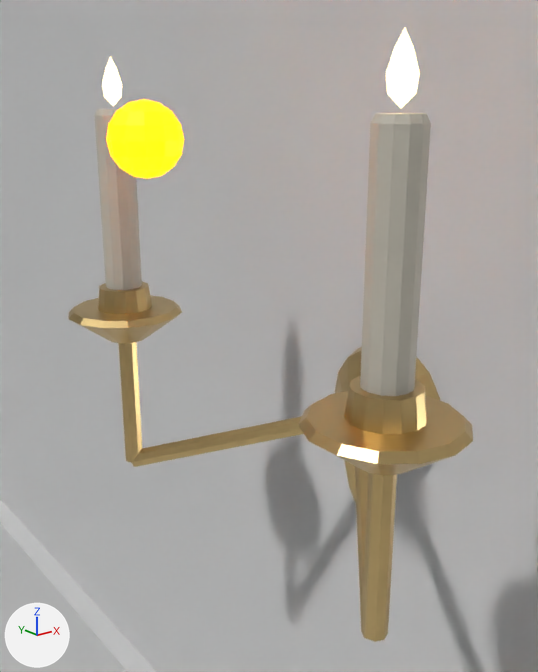
Before and after pictures for a commit that changed the glTF model client/public/assets/rooms/laundry.gltf.
Rendered twice from a 50 mm lens placed at (22.494, 19.246, 4.968), pointed at (22.732, 19.543, 4.85). The lights are fixed; the arrows at lower left show +X, +Y and +Z. The older version comes first. Everything nearer to the camera than a plane just in front of the edit is cut away. Where no turn or scale is listed for an object, it has been applied to the vertices.

Names of what the first picture shows: 'bulb_2', 'panel_8', 'rail_8', 'sconce_9_brass', 'sconce_9_candle_flame', 'sconce_9_candle_wax', 'wall_8'.
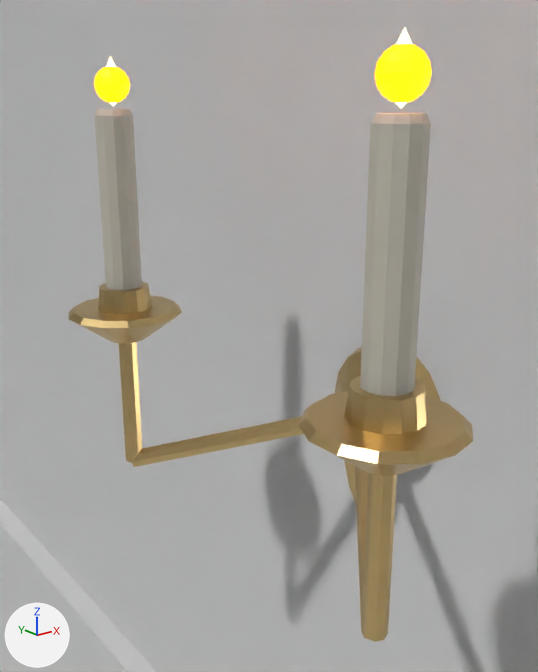
What differs and where, as boxes [x1, y1, x2, y2] in the pictures (538 x 672 px):
'bulb_2', moved, rescaled (53% narrower, 56% shorter)
    before: [106, 99, 184, 179]
    after: [94, 67, 130, 102]
'bulb_3', added
    after: [375, 44, 431, 102]
'sconce_9_candle_flame', unchanged, covered by the edit
    before: [102, 28, 420, 108]
    after: [106, 28, 412, 108]

The change, as a list of edits to the scene's bpy script:
```text
Add me_sphere_003:
    me_sphere_003.from_pydata(...)  # a UV sphere (12 segments, 8 rings, poles along z) spanning x -0.012..0.012, y -0.012..0.012, z -0.012..0.012
    me_sphere_003.materials.append(mat_bulb_1900)  # orange #ff8400, glowing orange #ff8400
Change ob_bulb_2:
    ob_bulb_2.location: (22.695, 19.6, 4.95) -> (22.745, 19.73, 4.98)
    ob_bulb_2.scale: (0.02, 0.02, 0.02) -> (0.012, 0.012, 0.012)
Add ob_bulb_3:
    ob_bulb_3 = bpy.data.objects.new('bulb_3', me_sphere_003)
    ob_bulb_3.location = (22.745, 19.47, 4.98)
```
